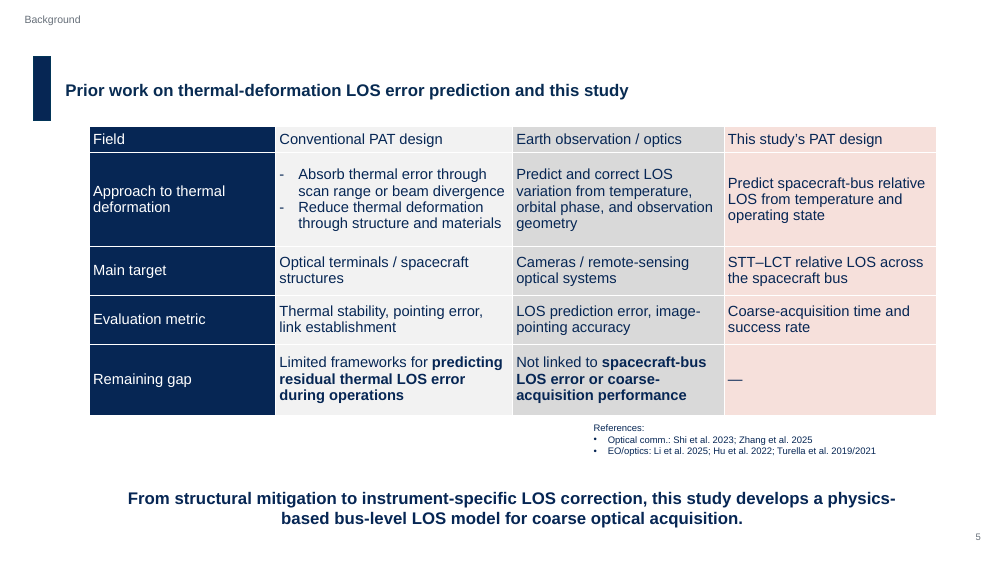
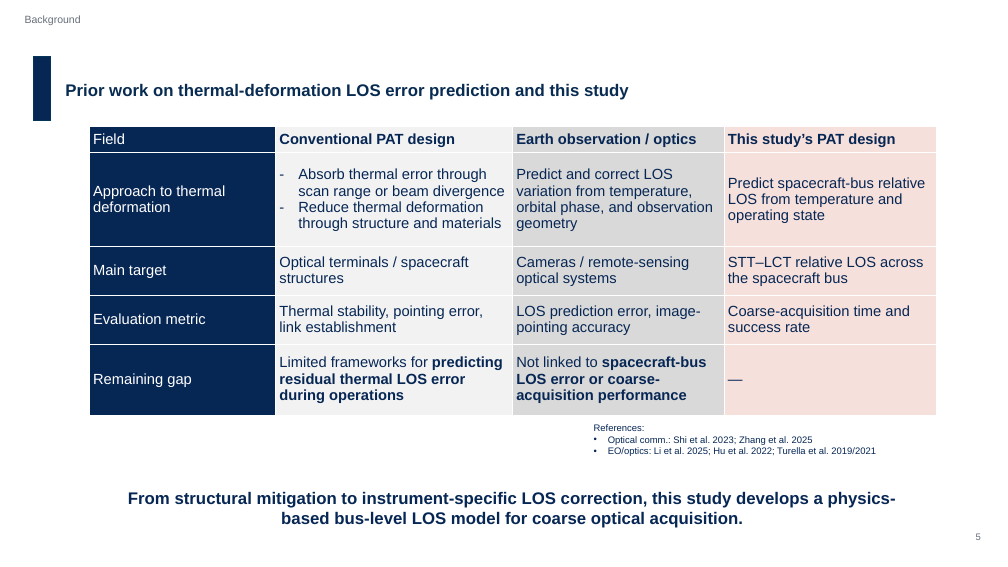
Before and after one commit to Hideki-1029/thermal-deformation-optcomm, a slide deck: slide 5 of papers/ICSO/slides/en_ICSO2026_slides_takamoto.pptx. Drawn at 1008x567 pixels with LibreOffice and Linux fonts; fonts in the diff are those of the drawing; background and template pictures are left out. Boxes give left, top, right and bottom in pixels: in the first picture for what was removed or moved away, otherwise in the second. Text is boxed around its words. In the diff, an @@ line names an element or a change of style, - is before the commit and + after.

```diff
--- a/papers/ICSO/slides/en_ICSO2026_slides_takamoto.pptx
+++ b/papers/ICSO/slides/en_ICSO2026_slides_takamoto.pptx
@@ table at (89,126,936,415) @@
@@ bold on in "Conventional PAT design", "Earth observation / optics", "This study’s PAT design" @@
```
Also in this commit, not shown: 1 other slide changed, 1 other file.
